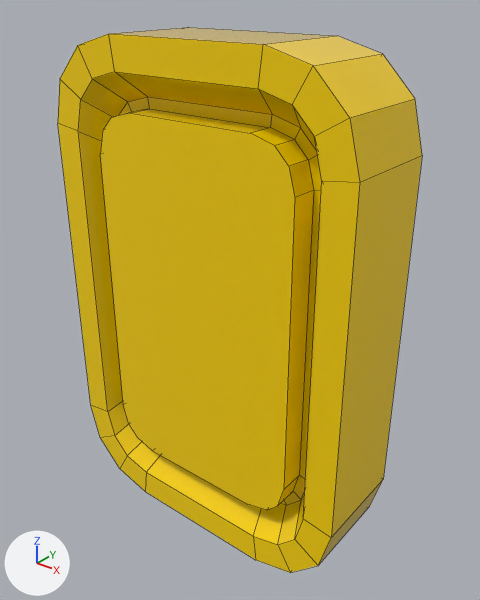
An edit to the Blender file PlanesRemakeArt/PlanesRemake_3DModels.blend, drawn before and after from the same camera.
The view is the same before and after, from a camera (50 mm lens) standing at (0.01225, -0.01449, 0.00936) and looking at (0.00036, 0.00037, 0.00014). The lights are fixed; the arrows at lower left show +X, +Y and +Z. Mesh edges are drawn as thin lines. The same objects are shown in both versions, whatever each file hides.
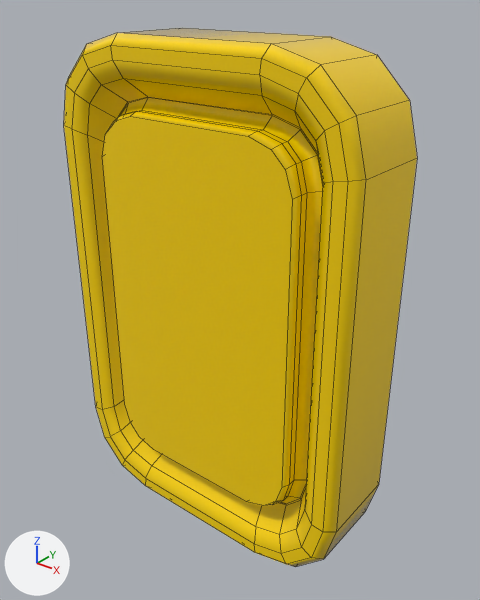
What changed in the scene script:
```text
Change me_cube_001:
    where me_cube_001.from_pydata(...)  # 160 vertices, 146 faces; spans x -0.0053..0.0053, y -0.0016..0.0016, z -0.008..0.008
    used by ob_cube; location = (0.0, 0.0, 0.0)
    me_cube_001 part 1: creased or bevel-weighted edges go from 0 to 128
Change ob_cube:
    add _m = ob_cube.modifiers.new('Bevel', 'BEVEL')
    add _m.width = 0.008
    add _m.width_pct = 0.008
    add _m.limit_method = 'WEIGHT'
    add _m.offset_type = 'ABSOLUTE'
    add _m.harden_normals = True
    add _m.miter_outer = 'MITER_ARC'
```

Pixel boxes (x1, y1, x2, y2) of what changed, in the pictures (480 x 600 px):
'Cube', shading changed, modifiers changed
    before: (58, 27, 422, 573)
    after: (64, 28, 417, 567)
